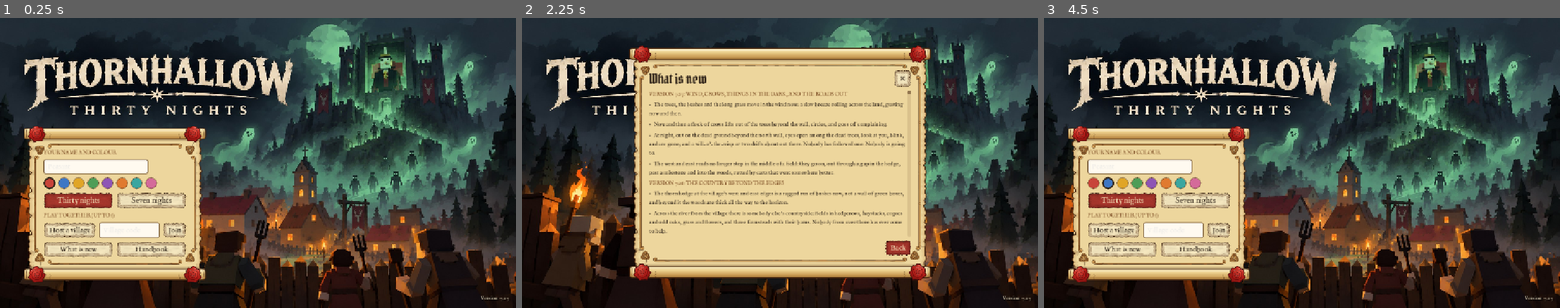
Above: before the commit, frames 1-3 (left to right).
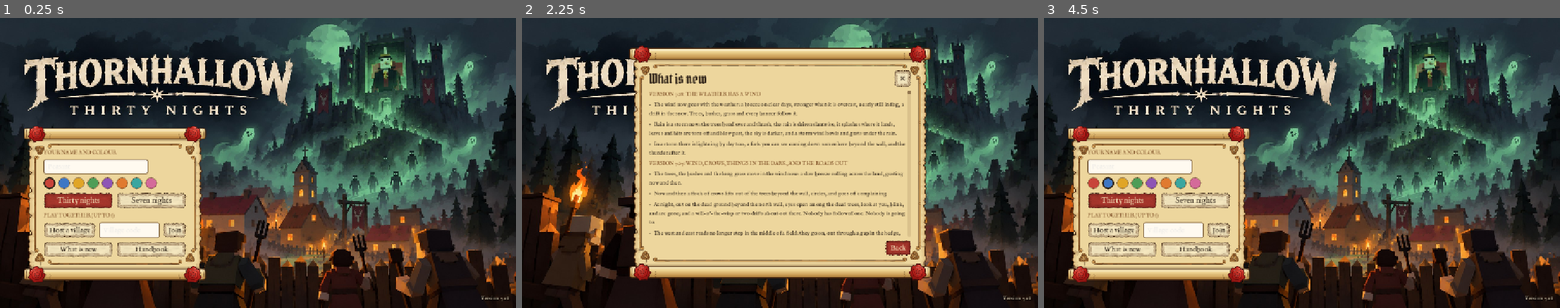
Above: after the commit, the same moments.

Repository: wijji551/Peasant
Game: Godot game, scene res://boot.tscn
Same seed, same stepped clock (60 frames per second), same inputs: the game is played once before the commit and once after it.
Inputs (mouse positions are in pixels of both pictures, inside the frame that each line leads up to):
- Up to frame 1 (0.25 s): no input
- Up to frame 2 (2.25 s): click "What is new" at 0.5 s; click "✕" at 1.25 s; click "What is new" at 2 s
- Up to frame 3 (4.5 s): click "Back" at 2.75 s; click (1095, 183) at 3.52 s; click (1105, 183) at 4.27 s

The runs differ from the first frame. In frame 1, less than 0.1% of the frame differs, in the area x 93-99%, y 95-98%; in frame 2, 5.5%, in the area x 24-99%, y 25-98%; in frame 3, less than 0.1%.

Commit message:
7.28: the wind follows the weather; rain is a storm with bending trees, driven rain, splashes, blowing leaves, a wind sound and lightning by day
Co-Authored-By: Claude Opus 5.5 <noreply@anthropic.com>
Claude-Session: https://claude.ai/code/session_019dg2uksZJ9KpXppdt4Byah

Diff:
--- a/godot/scripts/audio/sound.gd
+++ b/godot/scripts/audio/sound.gd
@@ -12,13 +12,14 @@
 	"find", "forge", "groan0", "groan1", "groan2", "gulp", "hit", "holy", "hooves", "hurt", "iron", "jeer", "keep", "knock",
 	"lost", "nail", "no", "owl", "page", "pick", "pluck", "pop", "raise", "rally", "rattle", "relic", "ring", "splash", "splat",
 	"steward", "stone", "swing", "thump", "thunder0", "thunder1", "won", "thwack", "crit", "tink", "whoosh", "shout", "cockerel", "howl", "whip", "sermon", "bark", "growl", "baa", "moo", "bray", "cluck", "whistle"]
-const LOOPS := {"day": "amb_day", "night": "amb_night", "rain": "amb_rain", "castle": "amb_castle",
+const LOOPS := {"day": "amb_day", "night": "amb_night", "rain": "amb_rain", "wind": "amb_wind", "castle": "amb_castle",
 	"music_day": "music_day", "music_night": "music_night", "music_boss": "music_boss"}
 const VARY := ["chop", "hit", "bone", "swing", "stone", "pick", "build", "splash", "thump", "splat", "groan0", "groan1", "groan2", "rattle", "caw0", "caw1", "thwack", "tink", "whoosh"]
 const HEAR := 34.0               # further from the camera than this, an effect is not heard
 
 static var me: Sound
-static var boss_music := false         # the Lord is on the field: the organ
+static var boss_music := false
+static var wind := 1.0                   # how hard the wind blows (main.gd)         # the Lord is on the field: the organ
 var focus := Vector2.ZERO
 var _fx: Dictionary = {}          # name -> AudioStream
 var _pool: Array[AudioStreamPlayer] = []
@@ -110,6 +111,7 @@
 	_fade("day", (1.0 - night) * (0.75 if weather == "rain" else 1.0) * 0.7, delta)
 	_fade("night", night * 0.8, delta)
 	_fade("rain", 0.34 if weather == "rain" else 0.0, delta)      # (it was 0.8: at full volume the rain drowned the village)
+	_fade("wind", clampf((wind - 1.2) * 0.32, 0.0, 0.5), delta)   # (version 7.28) a storm's wind, gusting
 	_fade("castle", clampf(castle * 0.9 + night * 0.25, 0.0, 1.0) * 0.8, delta)
 	var bm := 1.0 if boss_music else 0.0
 	_fade("music_day", (1.0 - night) * 0.6 * (1.0 - bm), delta * (2.0 if boss_music else 0.5))
--- a/godot/scripts/main.gd
+++ b/godot/scripts/main.gd
@@ -1365,7 +1365,12 @@
 		var ok := Rules.has(me, Rules.cost_of(me, _build_sel)) and R.valid_place(_build_sel, g.x, g.z, g.rot)
 		(_ghost.material_override as StandardMaterial3D).albedo_color = Color(0.6, 0.95, 0.5, 0.45) if ok else Color(0.95, 0.4, 0.35, 0.45)
 	_camera(delta)
+	if OS.get_environment("DTV_WEATHER") != "" and not _weather_forced:   # for pictures: DTV_WEATHER=rain
+		R.weather = OS.get_environment("DTV_WEATHER"); atmos.weather = R.weather; _weather_forced = true; _wind = 2.8; atmos._bolt_t = 0.5
 	if not _weather_forced: atmos.weather = R.weather
+	var wind_want: float = {"clear": 1.0, "overcast": 1.5, "rain": 2.8, "fog": 0.3, "snow": 0.9, "moon": 1.0}.get(atmos.weather, 1.0)   # (version 7.28) the wind, by the weather
+	_wind = move_toward(_wind, wind_want, delta * 0.35)
+	world.set_wind(_wind); Figure.wind = _wind; atmos.wind = _wind; Sound.wind = _wind
 	var lan := me != null and R.players.any(func(o): return o.trk == D.I_LANTERN and o.state == "ok" and D.d2(o.x, o.z, me.x, me.z) < 81)
 	atmos.see = 0.15 if lan else 0.55 if me != null and Rules.rk(me, D.B_WATCH) >= 2 else 1.0   # the Unblinking Lantern, and the watchman's eyes
 	_apply_light(minf(R.nf, 0.35) if lan else R.nf)
@@ -1455,6 +1460,8 @@
 
 ## The view: looking down on the player, from the south to begin with (as in the web version). It can be turned
 ## round the player (the turn keys, or the mouse with the wheel pressed or the look key held), tilted, and zoomed.
+var _wind := 1.0
+
 func _camera(delta: float) -> void:
 	var li := _later.size() - 1                          # blows from shots still in the air
 	while li >= 0:
--- a/godot/scripts/ui/menus.gd
+++ b/godot/scripts/ui/menus.gd
@@ -39,6 +39,11 @@
 ]
 
 const CHANGES := [
+	["Version 7.28: the weather has a wind", [
+		"The wind now goes with the weather: a breeze on clear days, stronger when it is overcast, nearly still in fog, a drift in the snow. Trees, bushes, grass and every banner follow it.",
+		"Rain is a storm now: the trees bend over and thrash, the rain is driven slantwise, it splashes where it lands, leaves and bits are torn off and blow past, the sky is darker, and a storm wind howls and gusts under the rain.",
+		"In a storm there is lightning by day too, a fork you can see coming down somewhere beyond the wall, and the thunder after it.",
+	]],
 	["Version 7.27: wind, crows, things in the dark, and the roads out", [
 		"The trees, the bushes and the long grass move in the wind now: a slow breeze rolling across the land, gusting now and then.",
 		"Now and then a flock of crows lifts out of the trees beyond the wall, circles, and goes off complaining.",
--- a/godot/scripts/view/atmos.gd
+++ b/godot/scripts/view/atmos.gd
@@ -36,6 +36,11 @@
 var moon := ""                      # which moon is up tonight: "", "full", "harvest", "frost" or "blood"
 var evil := 0                       # how far gone the castle is (0 to 3): more lightning the worse it gets
 var flash := 0.0                    # lightning: 1 at the strike, fading; main.gd brightens the sky by it
+var wind := 1.0                     # (version 7.28) how hard the wind blows, from the weather (main.gd)
+var _splash: CPUParticles3D         # rain landing: little splashes on the ground round you
+var _leaves: CPUParticles3D         # in a storm: leaves and bits torn off, blowing past
+var _bolt: Node3D                   # a fork of lightning, for a moment
+var _bolt_show := 0.0
 var _mists: Array[ShaderMaterial] = []
 var _rain: CPUParticles3D
 var _snow: CPUParticles3D
@@ -88,6 +93,9 @@
 		_mists.append(m)
 	_rain = _make_rain()
 	add_child(_rain)
+	_splash = _make_splash(); add_child(_splash)
+	_leaves = _make_leaves(); add_child(_leaves)
+	_bolt = Node3D.new(); _bolt.visible = false; add_child(_bolt)
 	_snow = _make_snow()
 	add_child(_snow)
 	_moon = MeshInstance3D.new()             # the full moon, low over the castle
@@ -120,7 +128,7 @@
 
 ## How much darker and greyer the day is for the weather, for main.gd's lighting.
 func gloom() -> float:
-	return {"clear": 0.0, "overcast": 0.35, "rain": 0.55, "fog": 0.3, "snow": 0.3, "moon": 0.0}.get(weather, 0.0)
+	return {"clear": 0.0, "overcast": 0.35, "rain": 0.66, "fog": 0.3, "snow": 0.3, "moon": 0.0}.get(weather, 0.0)   # (version 7.28: rain is a storm now, and darker)
 
 
 var see := 1.0                      # how much of the haze there is for the one watching: less for a night watchman, none with the Unblinking Lantern
@@ -136,6 +144,13 @@
 		m.set_shader_parameter("haunt_tint", Color(0.62, 0.66, 0.6).lerp(Color(0.3, 0.52, 0.36), night))
 	_rain.emitting = weather == "rain" and not indoors
 	_rain.global_position = focus + Vector3(0, 26, 4)
+	_rain.direction = Vector3(0.12 + 0.22 * maxf(wind - 1.0, 0.0), -1, 0.05)        # (version 7.28) driven slantwise by a storm
+	_splash.emitting = weather == "rain" and not indoors
+	_splash.global_position = focus + Vector3(0, 0.08, 2)
+	_leaves.emitting = wind > 1.8 and not indoors
+	_leaves.global_position = focus + Vector3(-30, 3, 2)
+	_leaves.initial_velocity_min = 7.0 * wind; _leaves.initial_velocity_max = 11.0 * wind
+	_snow.direction = Vector3(0.2 * wind, -1, 0.1)
 	_snow.emitting = weather == "snow" and not indoors
 	_snow.global_position = focus + Vector3(0, 18, 4)
 	_moon.visible = moon != "" and night > 0.2
@@ -159,9 +174,17 @@
 		l.light_energy = (0.6 + night * 2.6) * (0.85 + 0.15 * sin(_t * 11.0 + l.position.x))
 	if _haunt_mat:
 		_haunt_mat.emission_energy_multiplier = 0.2 + night * 3.2
-	# lightning over Ashhollow, at night only
+	# lightning over Ashhollow, at night only; and in a storm, by day too, with a fork you can see (version 7.28)
 	flash = maxf(0.0, flash - delta * 3.5)
-	if night > 0.6:
+	_bolt_show -= delta
+	_bolt.visible = _bolt_show > 0.0
+	if weather == "rain" and not indoors and night <= 0.6:
+		_bolt_t -= delta
+		if _bolt_t <= 0:
+			flash = 1.0                                                     # (and the thunder follows: sound.gd)
+			_bolt_t = _rng.randf_range(10.0, 28.0)
+			_fork(focus)
+	elif night > 0.6:
 		_bolt_t -= delta
 		if _bolt_t <= 0:
 			flash = 1.0
@@ -170,6 +193,74 @@
 			flash = 0.6                  # sometimes a second flicker just before
 	else:
 		_bolt_t = maxf(_bolt_t, 6.0)
+
+
+## A fork of lightning: a jagged line of bright pieces from the clouds down to somewhere out of the village.
+func _fork(focus: Vector3) -> void:
+	for c in _bolt.get_children(): c.queue_free()
+	var a := _rng.randf_range(PI * 1.1, PI * 1.9)
+	var at := focus + Vector3(cos(a), 0, sin(a)) * _rng.randf_range(35.0, 70.0)
+	var m := StandardMaterial3D.new(); m.shading_mode = BaseMaterial3D.SHADING_MODE_UNSHADED; m.albedo_color = Color(0.92, 0.95, 1.0)
+	var p := at + Vector3(_rng.randf_range(-4, 4), 60.0, _rng.randf_range(-4, 4))
+	while p.y > 0.0:
+		var q := p + Vector3(_rng.randf_range(-3.0, 3.0), -_rng.randf_range(5.0, 9.0), _rng.randf_range(-2.0, 2.0))
+		q.y = maxf(q.y, 0.0)
+		var seg := MeshInstance3D.new(); var bm := BoxMesh.new(); bm.size = Vector3(0.35, 0.35, p.distance_to(q)); seg.mesh = bm
+		seg.material_override = m
+		_bolt.add_child(seg)
+		seg.global_position = (p + q) / 2.0
+		seg.look_at(q, Vector3.RIGHT if absf((q - p).normalized().y) > 0.99 else Vector3.UP)
+		p = q
+	_bolt_show = 0.18
+
+
+func _make_splash() -> CPUParticles3D:
+	var p := CPUParticles3D.new()
+	p.amount = 260
+	p.lifetime = 0.25
+	p.local_coords = false
+	p.emission_shape = CPUParticles3D.EMISSION_SHAPE_BOX
+	p.emission_box_extents = Vector3(34, 0.05, 26)
+	p.direction = Vector3(0, 1, 0)
+	p.spread = 35.0
+	p.gravity = Vector3(0, -14, 0)
+	p.initial_velocity_min = 1.5
+	p.initial_velocity_max = 2.6
+	var m := BoxMesh.new(); m.size = Vector3(0.07, 0.07, 0.07)
+	var mat := StandardMaterial3D.new()
+	mat.shading_mode = BaseMaterial3D.SHADING_MODE_UNSHADED
+	mat.transparency = BaseMaterial3D.TRANSPARENCY_ALPHA
+	mat.albedo_color = Color(0.85, 0.9, 1.0, 0.5)
+	m.material = mat
+	p.mesh = m
+	p.emitting = false
+	return p
+
+
+func _make_leaves() -> CPUParticles3D:
+	var p := CPUParticles3D.new()
+	p.amount = 70
+	p.lifetime = 6.0
+	p.local_coords = false
+	p.emission_shape = CPUParticles3D.EMISSION_SHAPE_BOX
+	p.emission_box_extents = Vector3(2, 3, 30)
+	p.direction = Vector3(1, 0.1, 0.1)
+	p.spread = 18.0
+	p.gravity = Vector3(0, -0.8, 0)
+	p.initial_velocity_min = 7.0
+	p.initial_velocity_max = 11.0
+	p.angular_velocity_min = -400.0
+	p.angular_velocity_max = 400.0
+	p.particle_flag_rotate_y = true
+	var m := BoxMesh.new(); m.size = Vector3(0.22, 0.03, 0.16)
+	var mat := StandardMaterial3D.new()
+	mat.vertex_color_use_as_albedo = true
+	m.material = mat
+	p.mesh = m
+	p.color_ramp = Gradient.new()
+	p.color_ramp.set_color(0, Color(0.45, 0.6, 0.25)); p.color_ramp.set_color(1, Color(0.6, 0.45, 0.2))
+	p.emitting = false
+	return p
 
 
 func _make_rain() -> CPUParticles3D:
--- a/godot/scripts/view/figure.gd
+++ b/godot/scripts/view/figure.gd
@@ -6,6 +6,7 @@
 const CORPSE := Color(0.6, 0.56, 0.5)
 
 var is_player := false
+static var wind := 1.0                   # how hard the wind blows (main.gd, from the weather)
 var dark := 0.0                     # how dark it is where this figure stands (0 day, 1 night): a torch shows more in the dark
 var _torch: OmniLight3D
 var fx: Node3D
@@ -179,7 +180,7 @@
 	_tunic_mat.albedo_color = tint
 	_banner_mat.albedo_color = Color(0.36, 0.26, 0.18)
 	_flag_mat.set_shader_parameter("col", tint)
-	_flag_mat.set_shader_parameter("gust", 1.0 + 1.4 * _mv)
+	_flag_mat.set_shader_parameter("gust", (1.0 + 1.4 * _mv) * (0.5 + 0.5 * wind))   # (version 7.28: and the weather's wind)
 	_wobble = p.hang > 0
 	_set_work(kind)
 	_set_held(p.wpn, (p.bless & 1) != 0 or p.hb > 0)
--- a/godot/scripts/world.gd
+++ b/godot/scripts/world.gd
@@ -953,13 +953,15 @@
 shader_type spatial;
 uniform float amount = 0.04;
 uniform float base = 0.0;
+uniform float wind = 1.0;
 void vertex() {
 	vec3 wp = (MODEL_MATRIX * vec4(0.0, 0.0, 0.0, 1.0)).xyz;
 	float h = max(VERTEX.y + base, 0.0);
-	float t = TIME * 1.1 + wp.x * 0.07 + wp.z * 0.05;
+	float t = TIME * (1.1 + 0.5 * max(wind - 1.0, 0.0)) + wp.x * 0.07 + wp.z * 0.05;
 	float gust = 0.75 + 0.25 * sin(TIME * 0.23 + wp.x * 0.01);
-	VERTEX.x += sin(t) * amount * h * gust;
-	VERTEX.z += cos(t * 0.83 + 1.3) * amount * 0.6 * h * gust;
+	float storm = max(wind - 1.2, 0.0);
+	VERTEX.x += (sin(t) * gust + storm * 0.55 + storm * 0.25 * sin(TIME * 5.3 + wp.z * 0.4)) * amount * h * wind;   // in a storm: bent over, and thrashing
+	VERTEX.z += cos(t * 0.83 + 1.3) * amount * 0.6 * h * gust * wind;
 }
 void fragment() {
 	ALBEDO = COLOR.rgb;
@@ -968,6 +970,11 @@
 }
 """
 static var _sway_shader: Shader
+var _sway_mats: Array = []
+
+## How hard the wind blows (main.gd, from the weather): 1 a breeze, nearly 3 a storm, 0.3 fog's still air.
+func set_wind(w: float) -> void:
+	for sm in _sway_mats: (sm as ShaderMaterial).set_shader_parameter("wind", w)
 
 func _multi(mesh: Mesh, xfs: Array[Transform3D], cols: Array[Color], sway: float = 0.0, base: float = 0.0) -> void:
 	var mm := MultiMesh.new()
@@ -985,6 +992,7 @@
 			_sway_shader = Shader.new(); _sway_shader.code = SWAY_SHADER
 		var sm := ShaderMaterial.new(); sm.shader = _sway_shader
 		sm.set_shader_parameter("amount", sway); sm.set_shader_parameter("base", base)
+		_sway_mats.append(sm)
 		mmi.material_override = sm
 	else:
 		var m := StandardMaterial3D.new()
--- a/godot/version.json
+++ b/godot/version.json
@@ -1,5 +1,5 @@
 {
-	"build": 34,
-	"version": "7.27",
-	"what": "Version 7.27: trees and grass that move in the wind, crows, eyes and will-o'-the-wisps in the dark beyond the wall, and the roads running on into the woods."
+	"build": 35,
+	"version": "7.28",
+	"what": "Version 7.28: the wind follows the weather, and rain is a storm: bending trees, driven rain, splashes, blowing leaves, a howling wind, and lightning by day."
 }
Not shown, added: godot/sounds/amb_wind.wav.import
Not shown, added: godot/tests/balance_test.gd.uid
Not shown, added: godot/tests/loads_test.gd.uid
Not shown, changed: docs/build-log.md
Not shown, added: godot/sounds/amb_wind.wav
Not shown, changed: tools/make_sounds.py
